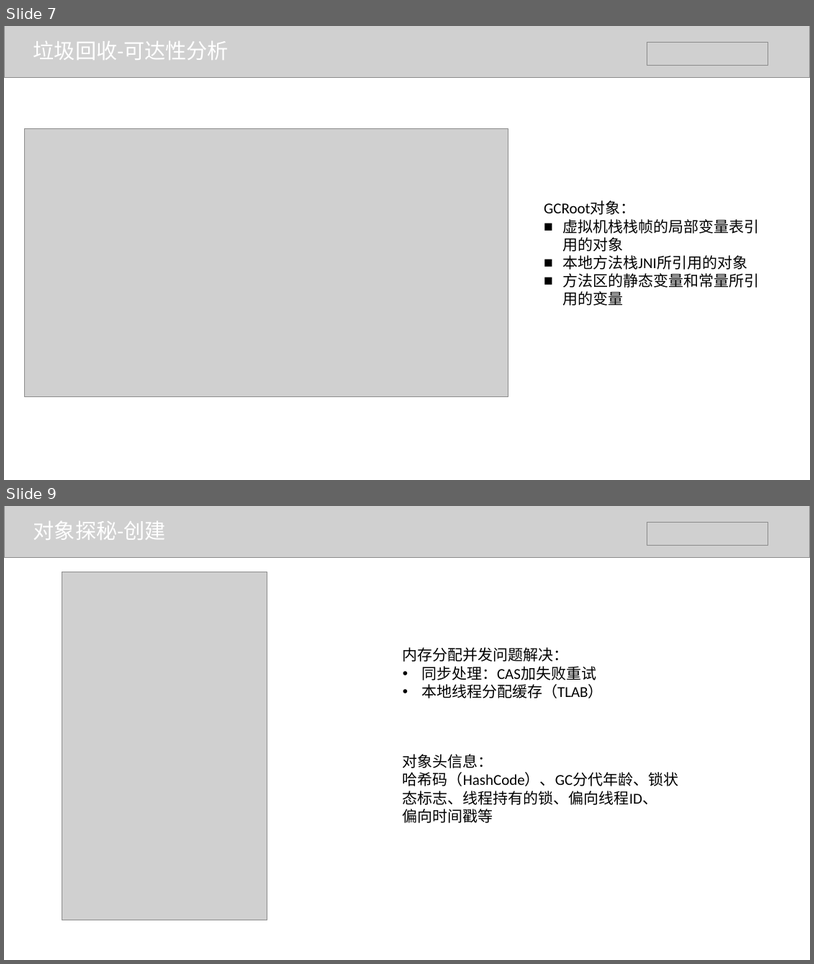
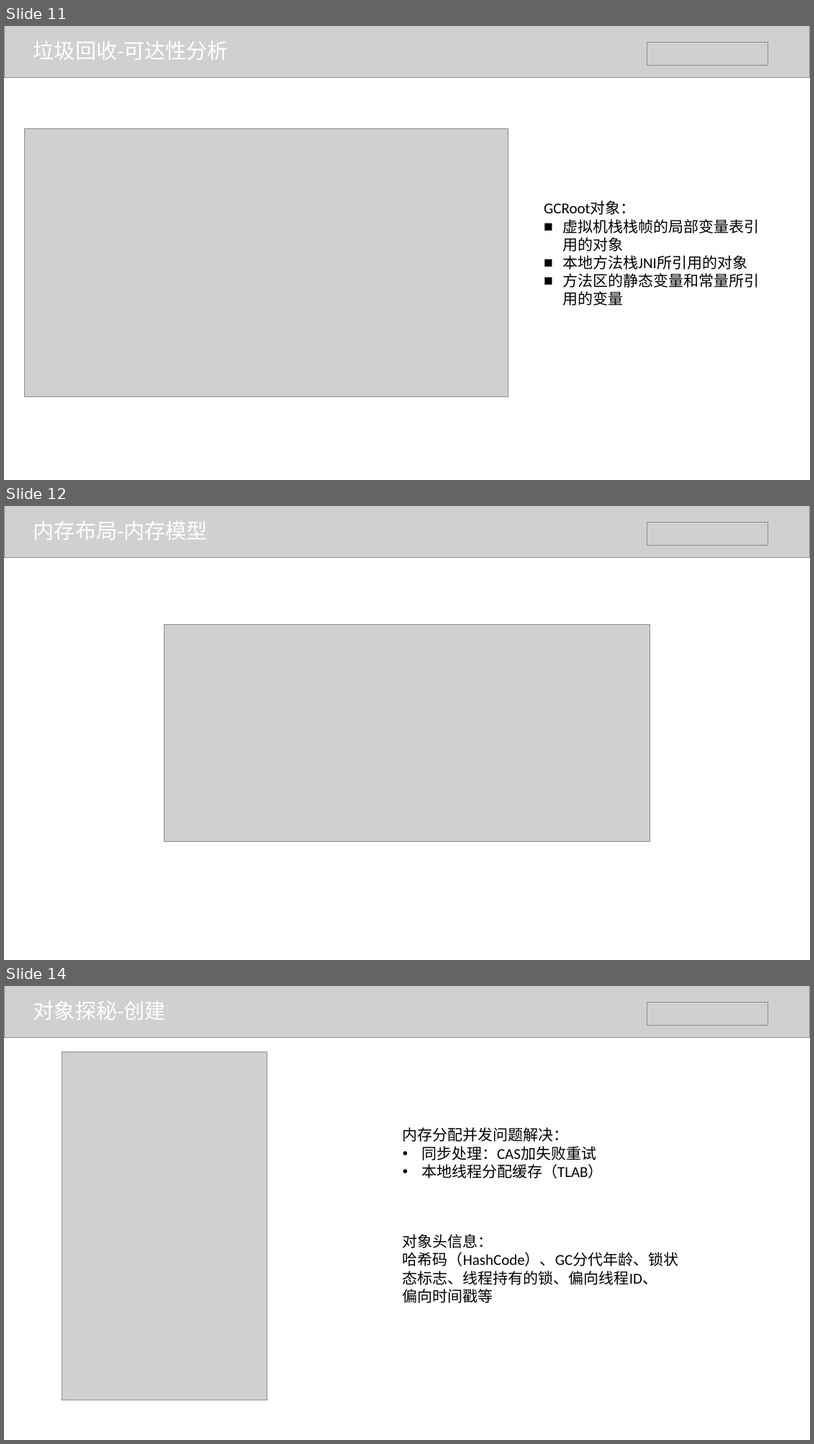
Before and after one commit to BraveMing/transfer-station, a slide deck: jvm/jvm内存管理-谭维明.pptx. Shown one above the other, each under a label of ours: slides 7 and 9 before the commit, slides 11, 12 and 14 after it; the slides between them are not shown. The pictures are 814x964 and 814x1444 pixels, drawn with LibreOffice and Linux fonts; fonts in the diff are those of the drawing; grey boxes stand for pictures. Boxes give left, top, right and bottom in pixels: in the first picture for what was removed or moved away, otherwise in the second. Text is boxed around its words. In the diff, an @@ line names an element or a change of style, - is before the commit and + after.

```diff
--- a/jvm/jvm内存管理-谭维明.pptx
+++ b/jvm/jvm内存管理-谭维明.pptx
@@ slide 12 added at bbox=[4, 506, 810, 960], background #FFFFFF @@
@@ picture added at bbox=[4, 506, 810, 557] @@
@@ text added at bbox=[34, 521, 208, 540], 25 pt, text #FFFFFF @@
+内存布局-内存模型
@@ picture added at bbox=[647, 523, 769, 545] @@
@@ picture added at bbox=[165, 625, 651, 841] @@
@@ what was slide 7 is now slide 11 @@
@@ what was slide 9 is now slide 14 @@
```
Also in this commit, not shown: 2 slides changed, 6 other slides added.
